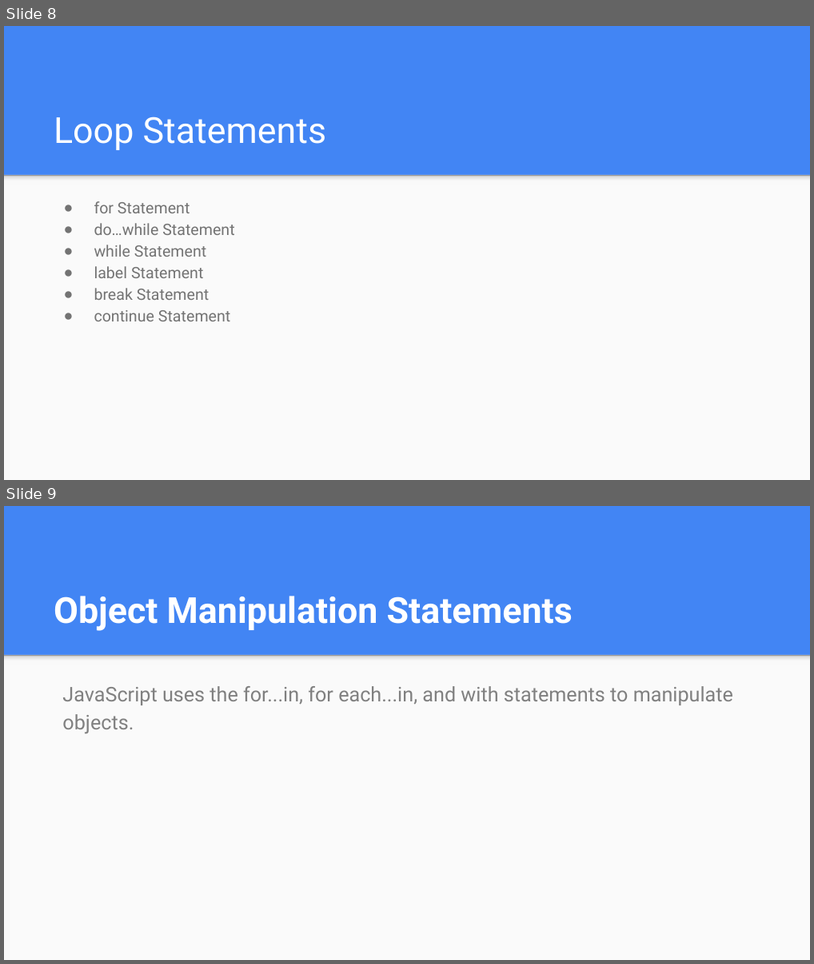
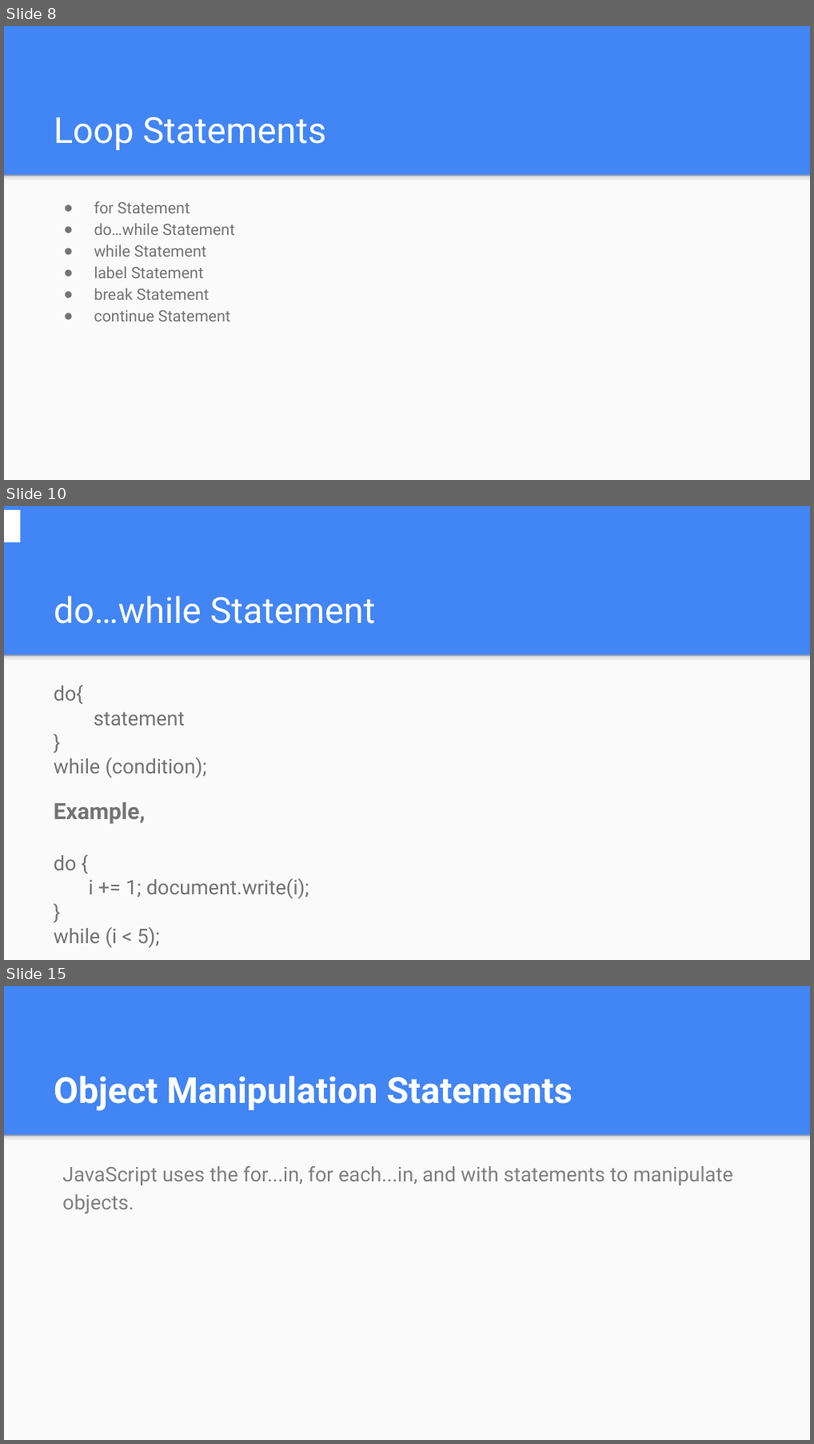
Before and after one commit to mdshohelrana/the-road-to-javascript, a slide deck: Class Content/Day 4/JavaScript Lesson 4.pptx. Shown one above the other, each under a label of ours: slides 8 and 9 before the commit, slides 8, 10 and 15 after it; the slides between them are not shown. The pictures are 814x964 and 814x1444 pixels, drawn with LibreOffice and Linux fonts; fonts in the diff are those of the drawing. Boxes give left, top, right and bottom in pixels: in the first picture for what was removed or moved away, otherwise in the second. Text is boxed around its words. In the diff, an @@ line names an element or a change of style, - is before the commit and + after.

```diff
--- a/Class Content/Day 4/JavaScript Lesson 4.pptx
+++ b/Class Content/Day 4/JavaScript Lesson 4.pptx
@@ slide 10 added at (4, 506, 810, 960), background #4285F4; not listed: 2 template elements that a slide beside it also shows @@
@@ rectangle added at (4, 510, 20, 542), fill #FFFFFF @@
@@ title added at (54, 596, 375, 624), 32 pt, text #FFFFFF @@
+do…while Statement
@@ text added at (54, 684, 310, 948), 18 pt, text #737373 @@
+do{
+statement
+}
+while (condition);
+Example,
+do {
+i += 1; document.write(i);
+}
+while (i < 5);
@@ what was slide 9 is now slide 15 @@
```
Also in this commit, not shown: 13 other slides added.
